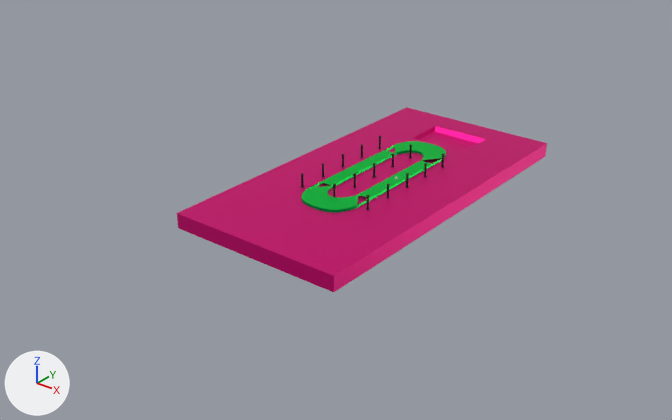
An edit to the OBJ model scenes/maps/clementine eagleston yiik/sandplane.obj, drawn before and after from the same camera.
Camera for both pictures: a camera (50 mm lens) standing at (519.0, -752.0, 404.0) and looking at (-44.0, -48.0, -33.0). Arrows for +X, +Y and +Z are at lower left; the lights stay in place. Where no turn or scale is listed for an object, it has been applied to the vertices. Vertices at the same position are counted once.
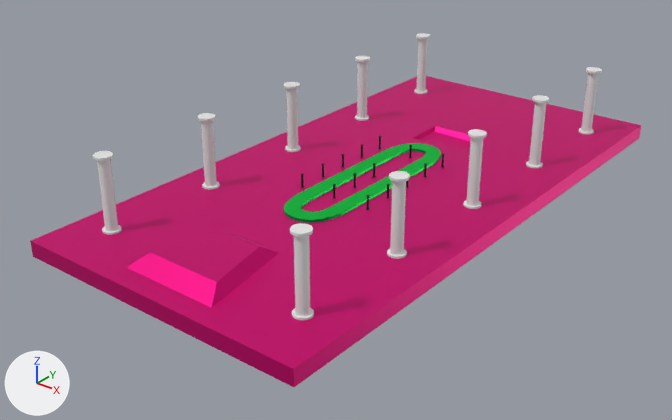
Where the change shows, as pixel boxes (x1, y1, x2, y2) in the pictures (672 x 420 px):
```json
{"object": "Plane", "change": "recoloured, surface changed, reshaped", "before": [177, 107, 547, 292], "after": [30, 76, 641, 387], "on screen": "65% wider, 68% taller"}
{"object": "Cylinder.002", "change": "added", "after": [93, 33, 602, 320]}
{"object": "Plane.001", "change": "recoloured, surface changed, reshaped", "before": [301, 141, 446, 212], "after": [284, 143, 441, 222]}
```

Scene script edits in JSON lines:
```json
{"op": "set", "path": "mat_material_002.metallic", "old": "0.75", "new": "0.0"}
{"op": "set", "path": "mat_material_002.base_color", "old": "(0.8, 0.0, 0.227)", "new": "(0.8, 0.8, 0.8)", "note": "pink #e70083 -> white #e7e7e7"}
{"op": "set", "path": "mat_material_004.base_color", "old": "(0.0, 0.801, 0.0875)", "new": "(0.8, 0.0, 0.227)", "note": "green #00e753 -> pink #e70083"}
{"op": "set", "path": "mat_material_004.metallic", "old": "5.0", "new": "0.75"}
{"op": "add", "block": "mat_material_005", "code": ["mat_material_005 = principled_material('Material.005')", "mat_material_005.base_color = (0.0, 0.801, 0.0875)  # green #00e753", "mat_material_005.metallic = 5.0"]}
{"block": "me_plane", "where": "# used by ob_plane; location = (0.0, 0.0, 0.0)"}
{"op": "remove", "block": "me_plane", "code": "me_plane.from_pydata(...)  # 24 vertices, 26 faces; spans x -125.0..75.0, y -200.0..200.0, z -20.0..-3.0"}
{"op": "remove", "block": "me_plane", "code": "me_plane.materials.append(mat_material_002)  # pink #e70083"}
{"op": "add", "block": "me_plane", "code": "me_plane.from_pydata(...)  # 32 vertices, 34 faces; spans x -188.0..138.0, y -326.0..326.0, z -20.0..9.0"}
{"block": "me_plane", "change": "me_plane part 1"}
{"block": "me_plane", "change": "5 faces are deleted"}
{"block": "me_plane", "change": "8 vertices move from x -125.0..75.0, y -200.0..200.0, z -20.0..-3.0 to x -188.0..138.0, y -216.0..326.0, z -20.0..9.0"}
{"block": "me_plane", "change": "8 vertices are added at x -188.0..138.0, y -326.0..-285.0, z -20.0..9.0"}
{"block": "me_plane", "change": "13 new faces join them"}
{"op": "add", "block": "me_plane", "code": "me_plane.materials.append(mat_material_004)  # pink #e70083"}
{"block": "me_plane_001", "where": "# used by ob_plane_001; location = (0.0, 0.0, 0.0)"}
{"op": "remove", "block": "me_plane_001", "code": "me_plane_001.from_pydata(...)  # 200 vertices, 142 faces, 8 loose edges; spans x -58.0..10.0, y -107.0..160.0, z -8.0..0.0"}
{"op": "remove", "block": "me_plane_001", "code": "me_plane_001.materials.append(mat_material_004)  # green #00e753"}
{"op": "add", "block": "me_plane_001", "code": "me_plane_001.from_pydata(...)  # 142 vertices, 96 faces, 12 loose edges; spans x -57.0..6.0, y -139.0..102.0, z -5.0..0.0"}
{"block": "me_plane_001", "change": "me_plane_001 part 2: the loose piece of 192 vertices spanning x -58.0..8.0, y -107.0..107.0, z -5.0..0.0 is rebuilt with 128 vertices and now spans x -57.0..6.0, y -139.0..102.0, z -5.0..0.0, in mat_material_005 (green #00e753)"}
{"op": "add", "block": "me_plane_001", "code": "me_plane_001.materials.append(mat_material_005)  # green #00e753"}
{"op": "add", "block": "me_cylinder_002", "code": ["me_cylinder_002 = bpy.data.meshes.new('Cylinder.002')", "me_cylinder_002.from_pydata(...)  # 1920 vertices, 1620 faces; spans x -155.0..104.0, y -274.0..272.0, z -3.0..75.0", "me_cylinder_002.materials.append(mat_material_002)  # white #e7e7e7"]}
{"op": "add", "block": "ob_cylinder_002", "code": ["ob_cylinder_002 = bpy.data.objects.new('Cylinder.002', me_cylinder_002)", "ob_cylinder_002.location = (0.0, 0.0, 0.0)"]}
```
